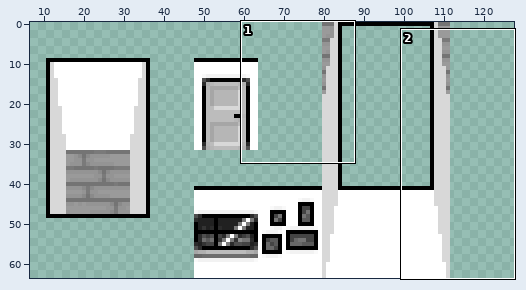
Sprite sheet: assets/textures/room.png. The first picture is a wide view before the edit; the outline marks the close-up.
Close-up. Earlier state:
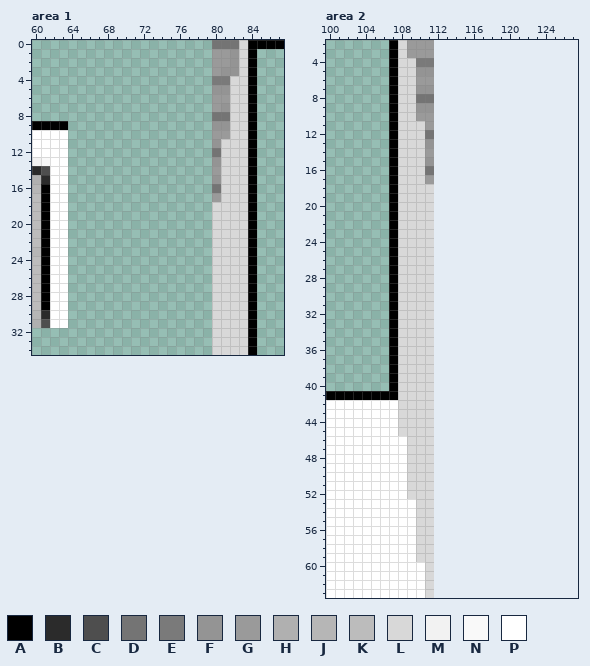
The file is 112x64 pixels. Colours within 5 levels of each other are drawn and written as one. Shown: area 1: x 60..87, y 0..34; area 2: x 100..127, y 2..63. The old version is drawn lined up with the new one, on the new canvas. The wide view leaves out empty margins.
Palette (. is transparent): A #000000  B #2b2b2b  C #4e4e4e  D #747474  E #7a7a7a  F #949494  G #9a9a9a  H #b0b0b0  J #b6b6b6  K #bcbcbc  L #d8d8d8  M #f2f2f2  N #f9f9f9  P #ffffff
Pixels before, area 1, first column x 60:
 0 ....................DDDLAAAA
 1 ....................GGFLA...
 2 ....................GGFLA...
 3 ....................GFFLA...
 4 ....................EELLA...
 5 ....................FFLLA...
 6 ....................GGLLA...
 7 ....................GFLLA...
 8 ....................DDLLA...
 9 AAAA................FFLLA...
10 PPPP................GGLLA...
11 PPPP................FLLLA...
12 PPPP................DLLLA...
13 MNPP................FLLLA...
14 BCPP................GLLLA...
15 HBPP................FLLLA...
16 JAPP................DLLLA...
17 KAPP................GLLLA...
18 KAPP................LLLLA...
19 KAPP................LLLLA...
20 KAPP................LLLLA...
21 KAPP................LLLLA...
22 KAPP................LLLLA...
23 JAPP................LLLLA...
24 KAPP................LLLLA...
25 KAPP................LLLLA...
26 KAPP................LLLLA...
27 KAPP................LLLLA...
28 KAPP................LLLLA...
29 KAPP................LLLLA...
30 JBPP................LLLLA...
31 HCPP................LLLLA...
32 ....................LLLLA...
33 ....................LLLLA...
34 ....................LLLLA...
Pixels before, area 2, first column x 100:
 2 .......ALGGG
 3 .......ALGGG
 4 .......ALLEE
 5 .......ALLFF
 6 .......ALLGG
 7 .......ALLFF
 8 .......ALLDD
 9 .......ALLFF
10 .......ALLGG
11 .......ALLLG
12 .......ALLLD
13 .......ALLLF
14 .......ALLLG
15 .......ALLLF
16 .......ALLLD
17 .......ALLLG
18 .......ALLLL
19 .......ALLLL
20 .......ALLLL
21 .......ALLLL
22 .......ALLLL
23 .......ALLLL
24 .......ALLLL
25 .......ALLLL
26 .......ALLLL
27 .......ALLLL
28 .......ALLLL
29 .......ALLLL
30 .......ALLLL
31 .......ALLLL
32 .......ALLLL
33 .......ALLLL
34 .......ALLLL
35 .......ALLLL
36 .......ALLLL
37 .......ALLLL
38 .......ALLLL
39 .......ALLLL
40 .......ALLLL
41 AAAAAAAALLLL
42 PPPPPPPPLLLL
43 PPPPPPPPLLLL
44 PPPPPPPPLLLL
45 PPPPPPPPLLLL
46 PPPPPPPPPLLL
47 PPPPPPPPPLLL
48 PPPPPPPPPLLL
49 PPPPPPPPPLLL
50 PPPPPPPPPLLL
51 PPPPPPPPPLLL
52 PPPPPPPPPLLL
53 PPPPPPPPPPLL
54 PPPPPPPPPPLL
55 PPPPPPPPPPLL
56 PPPPPPPPPPLL
57 PPPPPPPPPPLL
58 PPPPPPPPPPLL
59 PPPPPPPPPPLL
60 PPPPPPPPPPPL
61 PPPPPPPPPPPL
62 PPPPPPPPPPPL
63 PPPPPPPPPPPL
The same view after the edit:
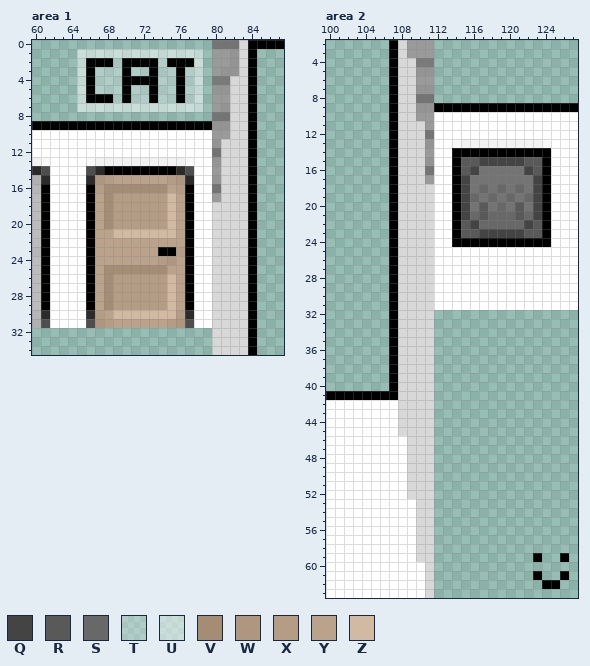
Colours new in this view: Q #444444  R #595959  S #686868  T #ffffff40  U #ffffff7f  V #a48c75  W #ae967f  X #b49c85  Y #baa28b  Z #d1b9a2
Commit: New door and photo/painting
The edit:
canvas 112x64 -> 128x64
Changed rows in their new state; - is an unchanged pixel.
Area 1:
first column x 64:
 1 -UUUUUUUUUUUUUU-
 2 -UAAATAAAATAAAU-
 3 -UATTTATTATTATU-
 4 -UATTTAAAATTATU-
 5 -UATTTATTATTATU-
 6 -UAAATATTATTATU-
 7 -UUUUUUUUUUUUUU-
 9 AAAAAAAAAAAAAAAA
10 PPPPPPPPPPPPPPPP
11 PPPPPPPPPPPPPPPP
12 PPPPPPPPPPPPPPPP
13 PPNMMMMMMMMMMNPP
14 PPCBAAAAAAAABCPP
15 PPBWXYYYYYYXWBPP
16 PPAXVVVVVVVYXAPP
17 PPAYVXXXXXXZYAPP
18 PPAYVXXXXXXZYAPP
19 PPAYVXXXXXXZYAPP
20 PPAYVXXXXXXZYAPP
21 PPAYYZZZZZZZYAPP
22 PPAYYYYYYYYYYAPP
23 PPAYYYYYYYAAXAPP
24 PPAYYYYYYYXWYAPP
25 PPAYVVVVVVVYYAPP
26 PPAYVXXXXXXZYAPP
27 PPAYVXXXXXXZYAPP
28 PPAYVXXXXXXZYAPP
29 PPAYVXXXXXXZYAPP
30 PPBXYZZZZZZZXBPP
31 PPCWXYYYYYYXWCPP
Area 2:
first column x 112:
 9 AAAAAAAAAAAAAAAA
10 PPPPPPPPPPPPPPPP
11 PPPPPPPPPPPPPPPP
12 PPPPPPPPPPPPPPPP
13 PPNMMMMMMMMMNPPP
14 PPAAAAAAAAAAAPPP
15 PPARRQQQQQRRAPPP
16 PPARQDDDDDQRAPPP
17 PPAQDDDDDDDQAPPP
18 PPAQDSDSDSDQAPPP
19 PPAQSDSDSDSQAPPP
20 PPAQDRDSDRDQAPPP
21 PPAQSRSSSRSQAPPP
22 PPARQSSSSSQRAPPP
23 PPARRQQQQQRRAPPP
24 PPAAAAAAAAAAAPPP
25 PPPPPPPPPPPPPPPP
26 PPPPPPPPPPPPPPPP
27 PPPPPPPPPPPPPPPP
28 PPPPPPPPPPPPPPPP
29 PPPPPPPPPPPPPPPP
30 PPPPPPPPPPPPPPPP
31 PPPPPPPPPPPPPPPP
first column x 123:
59 A--A
61 A--A
62 -AA-
Where, in picture pixels (left, top, right, bottom), the same in both close-ups:
added: (68, 49, 212, 328)
added: (434, 103, 578, 310)
added: (533, 553, 569, 589)
